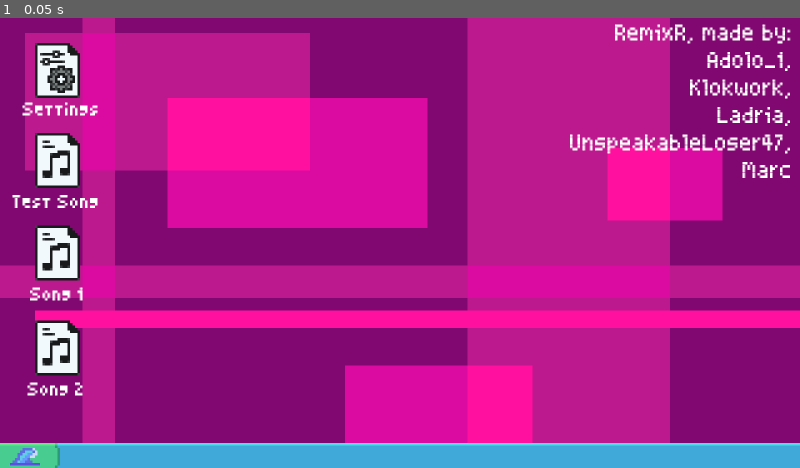
Above: before the commit, frame 1.
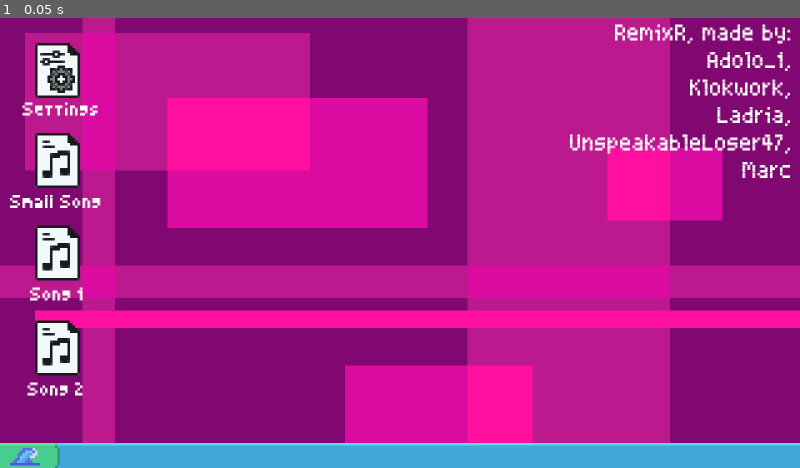
Above: after the commit, the same moment.

Repository: Cheese-Sandwich-Games/Wejammin
Game: Godot game, scene res://Scenes/menu.tscn
Same seed, same stepped clock (60 frames per second), same inputs: the game is played once before the commit and once after it. Sound files missing from this copy of the repository are replaced by a short silence.
Inputs:
- Up to frame 1 (0.05 s): no input

The runs differ from the first frame. In frame 1, 0.2% of the frame differs, in the area x 1-13%, y 39-43%.

Commit message:
Add delay on song start to hopefully reduce lag

Diff:
--- a/Game Logic/Conductor/conductor.gd
+++ b/Game Logic/Conductor/conductor.gd
@@ -66,6 +66,7 @@
 @onready var lead_layer = $LeadLayer
 @onready var pad_layer = $PadLayer
 @onready var layer_toggle_timer = $LayerToggleTimer
+@onready var song_start_timer = $SongStartTimer
 
 
 func _ready() -> void:
@@ -77,6 +78,9 @@
 		song_data = new_song_data
 	else:
 		return
+
+	song_start_timer.start()
+	await song_start_timer.timeout
 
 	Globals.reset_score()
 
--- a/Game Logic/Conductor/conductor.tscn
+++ b/Game Logic/Conductor/conductor.tscn
@@ -21,4 +21,7 @@
 [node name="LayerToggleTimer" type="Timer" parent="."]
 wait_time = 5.1000000000000005
 
+[node name="SongStartTimer" type="Timer" parent="."]
+wait_time = 2.0
+
 [connection signal="timeout" from="LayerToggleTimer" to="." method="_on_layer_toggle_timer_timeout"]
--- a/Game Logic/Highway/SongData.tres
+++ b/Game Logic/Highway/SongData.tres
@@ -63,7 +63,7 @@
 59: "0110"
 })
 layer_toggles = Dictionary[int, int]({
-10: 1
+20: 1
 })
 arp_layer = ExtResource("1_3tlth")
 bass_layer = ExtResource("3_a8rtl")
--- a/Scenes/menu.tscn
+++ b/Scenes/menu.tscn
@@ -62,7 +62,7 @@
 offset_top = 46.0
 offset_right = 32.0
 offset_bottom = 68.0
-song_name = "Test Song"
+song_name = "Small Song"
 song_data = ExtResource("8_q3rjx")
 
 [node name="SongFile2" parent="." instance=ExtResource("8_6swd7")]
